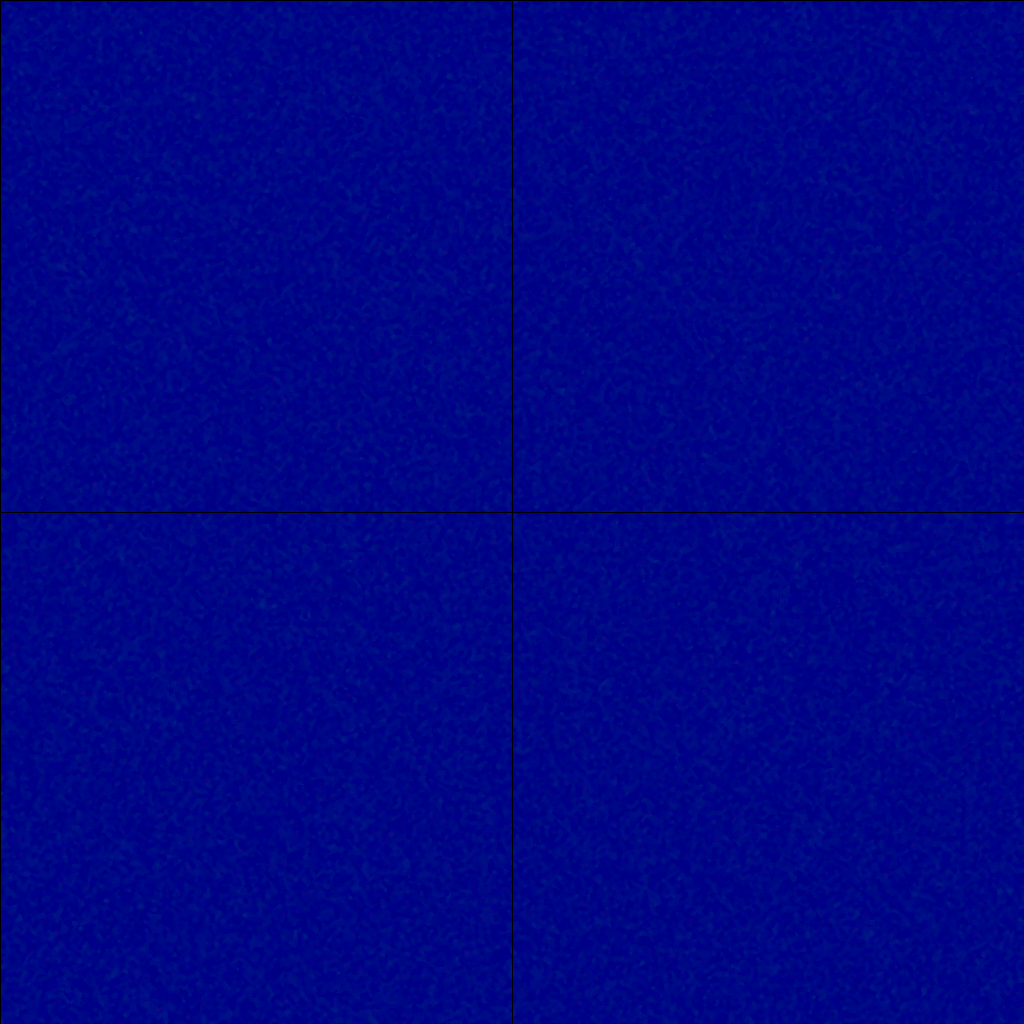
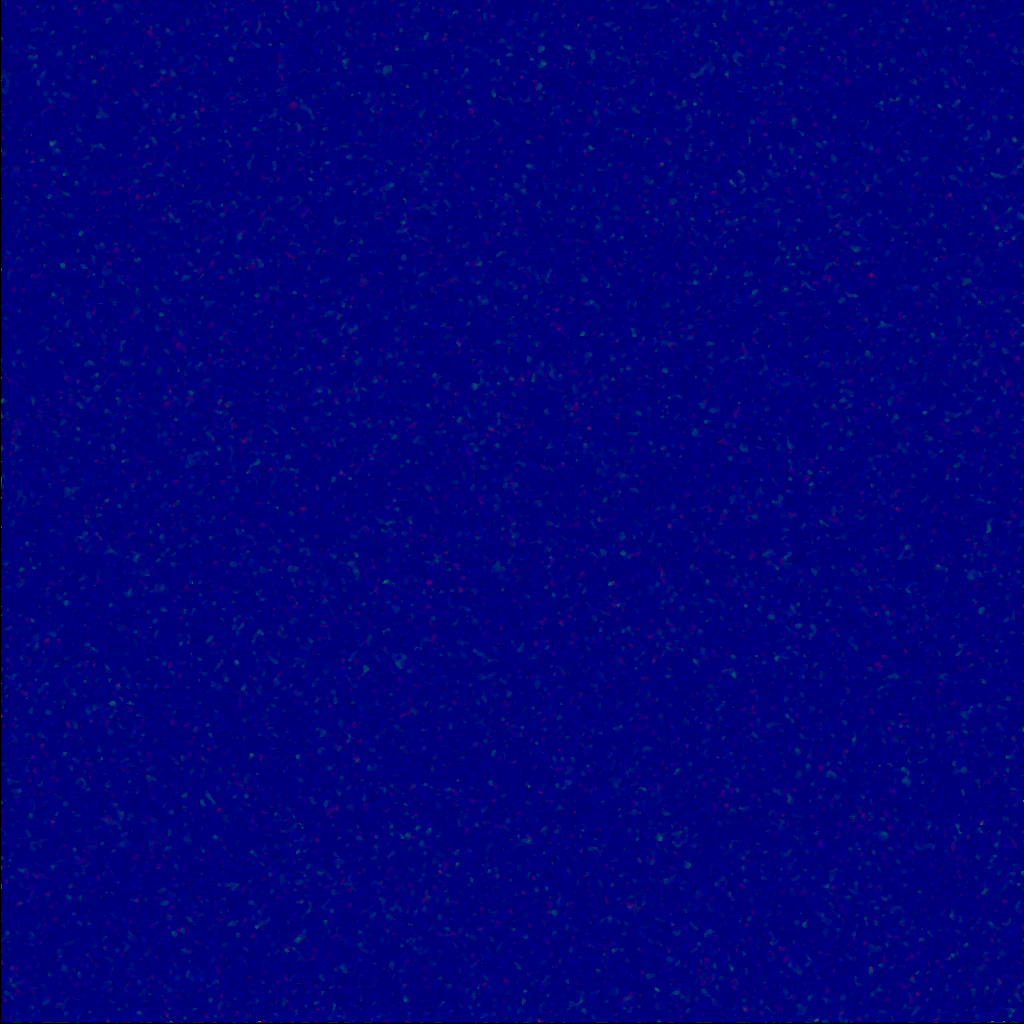
Layers edited between the first and the second 1024px x 1024px image:
renamed "Shape 7" to "Albedo", painted on it over [0, 0, 1024, 1024]
removed layer "Shape 1" over [0, 0, 1024, 1024]
removed layer "Blue" over [0, 0, 1024, 1024]
